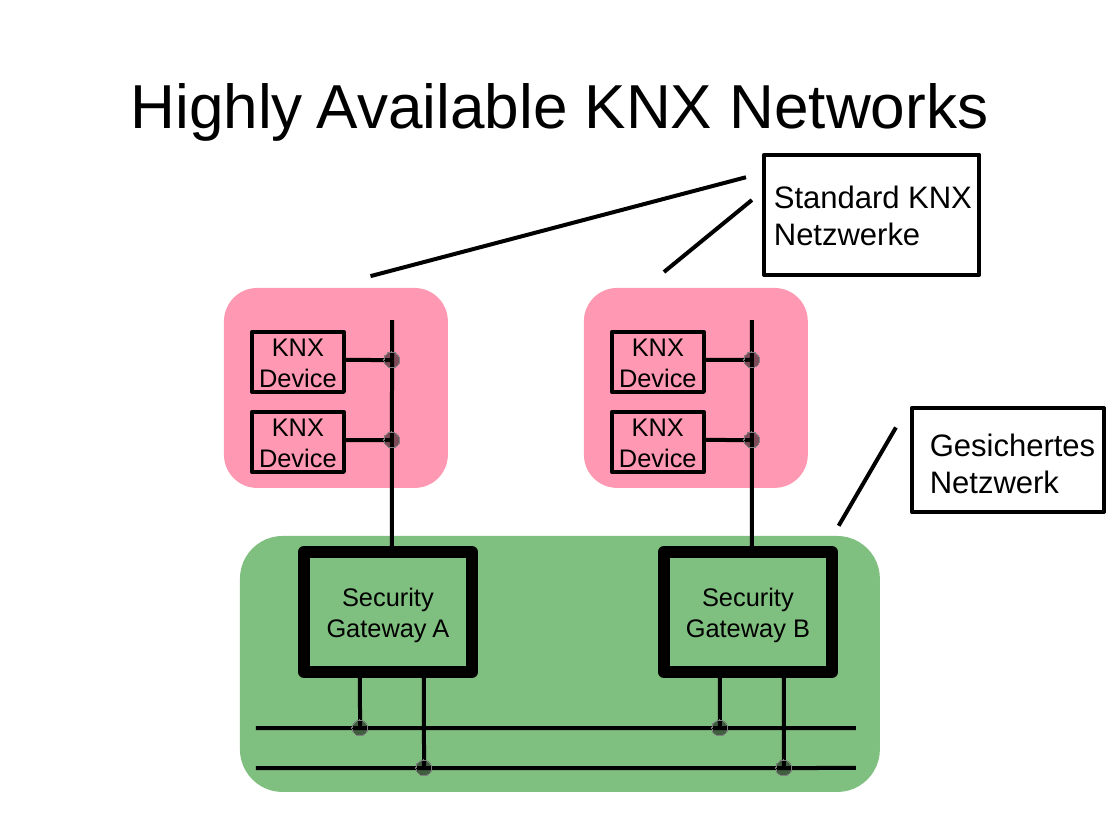
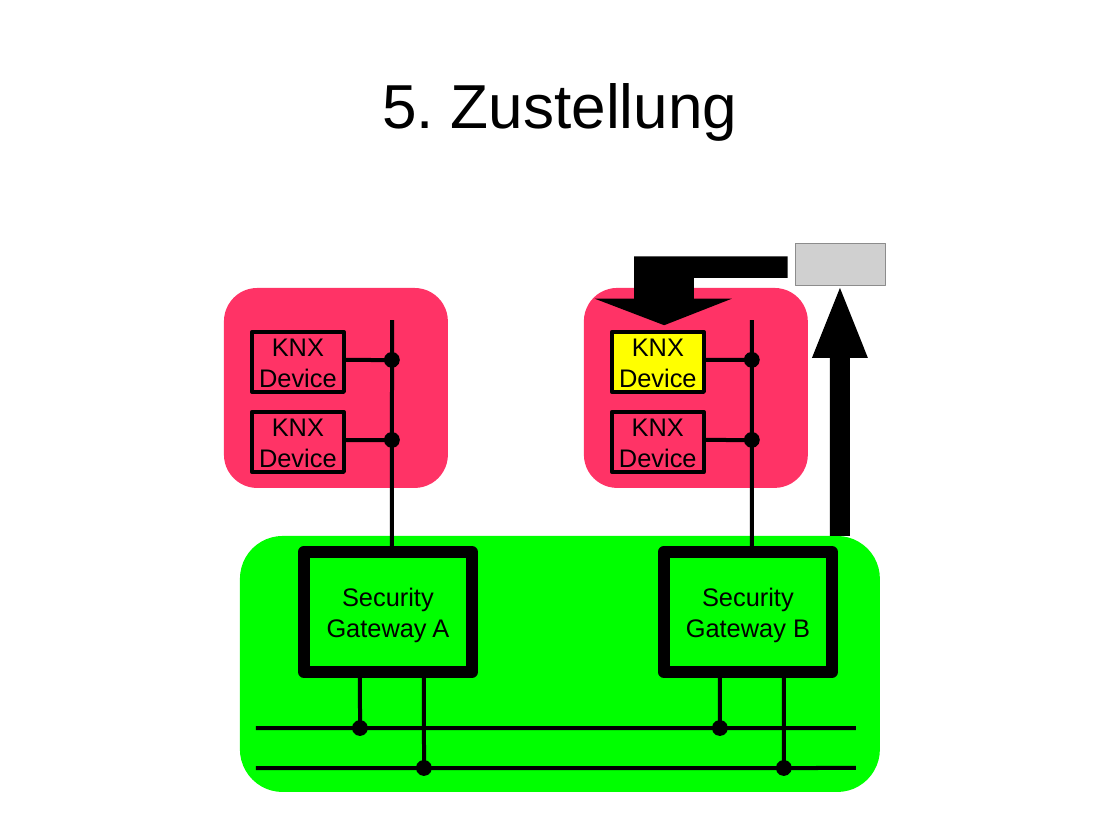
Before and after one commit to hglanzer/knxSec, a slide deck: slide 21 of Praesentation/KNX praesentation.odp (slide 14 before the commit). Drawn at 1120x840 pixels with LibreOffice and Linux fonts; fonts in the diff are those of the drawing; grey boxes stand for pictures; background and template pictures are left out. Boxes give left, top, right and bottom in pixels: in the first picture for what was removed or moved away, otherwise in the second. Text is boxed around its words. In the diff, an @@ line names an element or a change of style, - is before the commit and + after.

```diff
--- a/Praesentation/KNX praesentation.odp
+++ b/Praesentation/KNX praesentation.odp
@@ title at <box>382,83,737,139</box>: text changed @@
-Highly Available KNX Networks
+5. Zustellung
@@ border callout removed at <box>764,154,980,274</box> @@
@@ line removed from (752, 200) to (665, 272) @@
@@ text removed at <box>774,185,972,246</box> @@
-Standard KNX Netzwerke
@@ freeform shape added at <box>596,256,789,325</box>, fill #000000 @@
@@ picture added at <box>796,243,886,286</box> @@
@@ rounded rectangle at <box>224,288,447,488</box>: fill #FF3366 at 50% opacity to #FF3366 @@
@@ rounded rectangle at <box>584,288,808,488</box>: fill #FF3366 at 50% opacity to #FF3366 @@
@@ down arrow added at <box>812,288,868,536</box>, fill #000000 @@
@@ rectangle "KNX" at <box>612,332,704,392</box>: fill none to #FFFF00 @@
@@ fill #000000 at 50% opacity to #000000; outline #808080 0 pt to none in 8 elements at <box>352,721,368,737</box>, <box>416,760,432,776</box>, <box>712,721,729,737</box>, <box>776,760,793,776</box>, <box>384,432,400,448</box>, <box>384,352,400,368</box>, <box>744,432,760,448</box>, <box>744,352,760,368</box> @@
@@ border callout removed at <box>913,409,1105,512</box> @@
@@ text removed at <box>930,433,1095,494</box> @@
-Gesichertes
-Netzwerk
@@ rounded rectangle at <box>240,537,880,793</box>: fill #008000 at 50% opacity to #00FF00 @@
```
Also in this commit, not shown: 13 other slides changed, 13 slides added, 4 slides removed, 33 other files.
